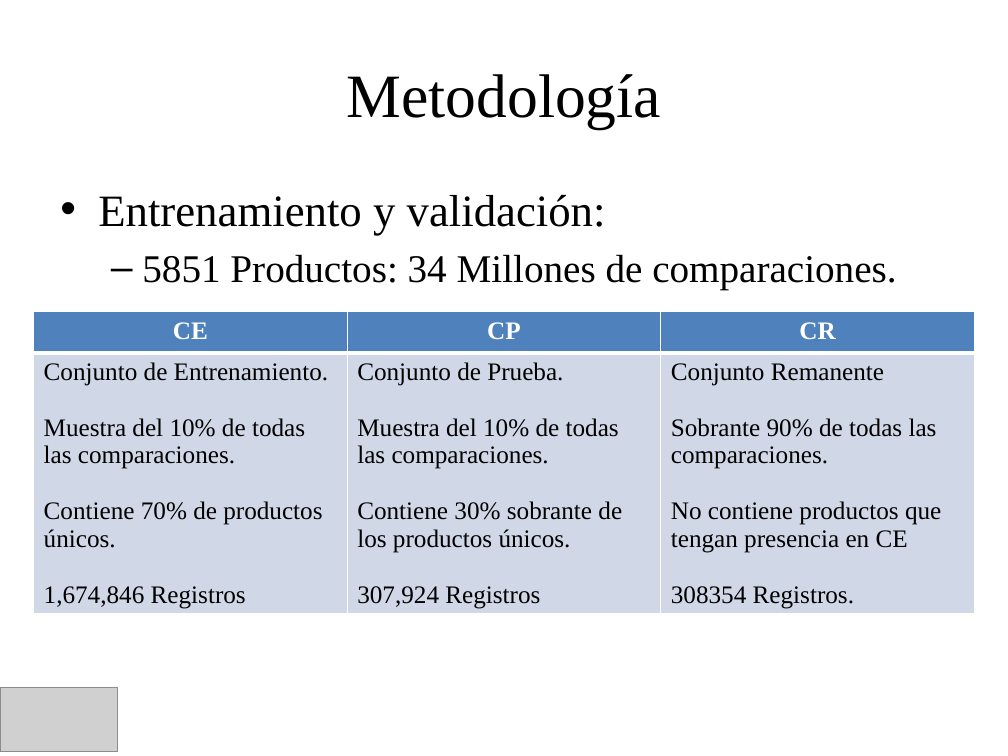
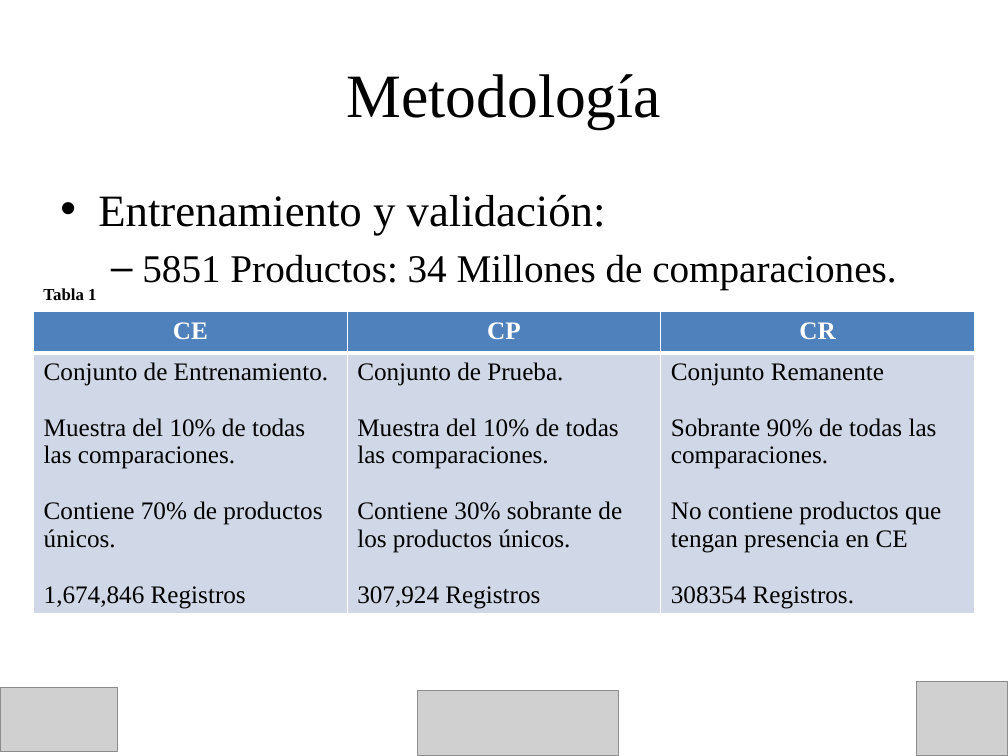
Before and after one commit to KalebAvila/ingenieria_en_alimentos, a slide deck: slide 12 of ai_in_food/references/comia/Generacion_de_Sustitutos_Alimentarios_Mediante_IA_Presentation.pptx. Drawn at 1008x756 pixels with LibreOffice and Linux fonts; fonts in the diff are those of the drawing; grey boxes stand for pictures. Boxes give left, top, right and bottom in pixels: in the first picture for what was removed or moved away, otherwise in the second. Text is boxed around its words. In the diff, an @@ line names an element or a change of style, - is before the commit and + after.

```diff
--- a/ai_in_food/references/comia/Generacion_de_Sustitutos_Alimentarios_Mediante_IA_Presentation.pptx
+++ b/ai_in_food/references/comia/Generacion_de_Sustitutos_Alimentarios_Mediante_IA_Presentation.pptx
@@ text added at bbox=[43, 288, 96, 300], 12 pt, text #000000, bold @@
+Tabla 1
@@ picture added at bbox=[917, 681, 1008, 756] @@
@@ picture added at bbox=[417, 690, 618, 756] @@
```
Also in this commit, not shown: 18 other slides changed, 7 slides added, 2 slides removed, 16 other files.
